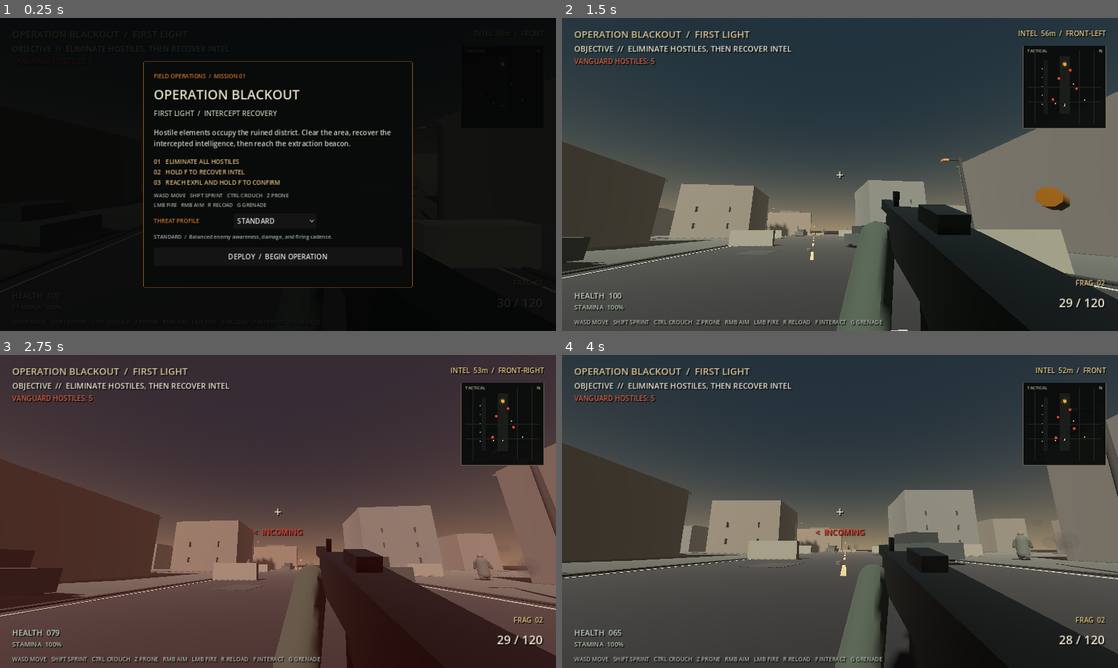
Above: before the commit, frames 1-4 (two rows, left to right).
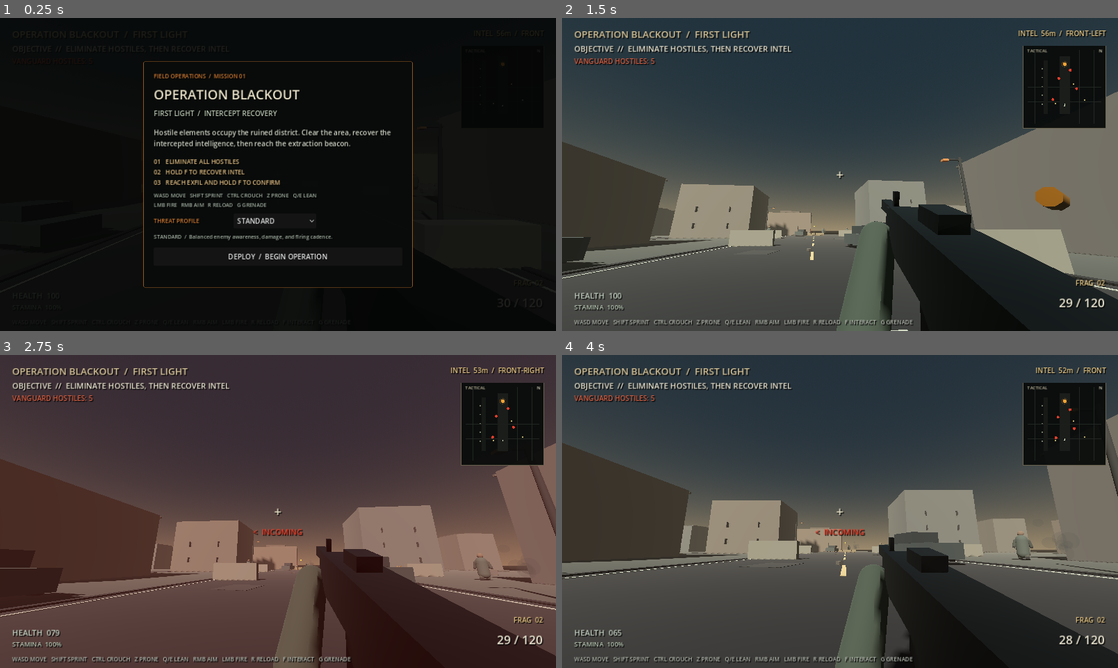
Above: after the commit, the same moments.

Repository: Liladizilla/operation-blackout
Game: Godot game, scene res://scenes/main.tscn
Two runs of this game, one before a commit and one after it. Both use one fixed random seed, a clock stepped at 60 frames per second and the inputs below.
Inputs (mouse positions are in pixels of both pictures, inside the frame that each line leads up to):
- Up to frame 1 (0.25 s): no input
- Up to frame 2 (1.5 s): click "DEPLOY / BEGIN OPERATION" at 0.5 s; tap Enter at 1.25 s; move the mouse to (867, 174) at 1.27 s; hold W (move_forward) from 1.28 s (still down); tap Ctrl (crouch) at 1.35 s; click (867, 174) at 1.42 s
- Up to frame 3 (2.75 s): keep holding W (move_forward); tap Space (jump) at 1.52, 2.27 s; move the mouse to (250, 511) at 2.02 s; tap F (interact) at 2.1 s
- Up to frame 4 (4 s): keep holding W (move_forward); move the mouse to (851, 505) at 2.77 s; tap Z (prone) at 2.85 s; move the mouse to (834, 517) at 3.52 s; tap Shift (sprint) at 3.6 s; click (834, 517) at 3.67 s; tap Space (jump) at 3.77 s

The runs differ from the first frame. In frame 1, less than 0.1% of the frame differs, in the area x 52-57%, y 56-58%; in frame 2, 0.3%; in frame 3, 0.4%, in the area x 29-64%, y 96-99%; in frame 4, 0.3%.

Commit message:
Show tactical lean controls in briefing and pause UI

Diff:
--- a/scripts/hud.gd
+++ b/scripts/hud.gd
@@ -143,7 +143,7 @@
     damage_direction_label.offset_bottom = 62
     damage_direction_label.horizontal_alignment = HORIZONTAL_ALIGNMENT_CENTER
     root.add_child(damage_direction_label)
-    status_label = _label("WASD MOVE   SHIFT SPRINT   CTRL CROUCH   Z PRONE   RMB AIM   LMB FIRE   R RELOAD   F INTERACT   G GRENADE", 13, Color(0.70,0.72,0.68))
+    status_label = _label("WASD MOVE   SHIFT SPRINT   CTRL CROUCH   Z PRONE   Q/E LEAN   RMB AIM   LMB FIRE   R RELOAD   F INTERACT   G GRENADE", 13, Color(0.70,0.72,0.68))
     status_label.anchor_top = 1
     status_label.anchor_bottom = 1
     status_label.offset_left = 28
@@ -387,7 +387,7 @@
     var objectives := _label("01   ELIMINATE ALL HOSTILES\n02   HOLD F TO RECOVER INTEL\n03   REACH EXFIL AND HOLD F TO CONFIRM", 14, Color(0.89, 0.75, 0.52))
     objectives.custom_minimum_size = Vector2(520, 66)
     box.add_child(objectives)
-    var controls := _label("WASD MOVE   SHIFT SPRINT   CTRL CROUCH   Z PRONE\nLMB FIRE   RMB AIM   R RELOAD   G GRENADE", 12, Color(0.65, 0.70, 0.65))
+    var controls := _label("WASD MOVE   SHIFT SPRINT   CTRL CROUCH   Z PRONE   Q/E LEAN\nLMB FIRE   RMB AIM   R RELOAD   G GRENADE", 12, Color(0.65, 0.70, 0.65))
     controls.custom_minimum_size = Vector2(520, 40)
     box.add_child(controls)
 
@@ -471,7 +471,7 @@
     var title := _label("PAUSED", 28, Color(0.9,0.82,0.65))
     title.horizontal_alignment = HORIZONTAL_ALIGNMENT_CENTER
     box.add_child(title)
-    var controls := _label("WASD MOVE  /  SHIFT SPRINT  /  CTRL CROUCH  /  Z PRONE\nLMB FIRE  /  RMB AIM  /  R RELOAD  /  F INTERACT  /  G GRENADE", 12, Color(0.70,0.73,0.68))
+    var controls := _label("WASD MOVE  /  SHIFT SPRINT  /  CTRL CROUCH  /  Z PRONE  /  Q/E LEAN\nLMB FIRE  /  RMB AIM  /  R RELOAD  /  F INTERACT  /  G GRENADE", 12, Color(0.70,0.73,0.68))
     controls.autowrap_mode = TextServer.AUTOWRAP_WORD_SMART
     box.add_child(controls)
     sensitivity_value_label = _label("MOUSE SENSITIVITY", 14, Color(0.82,0.84,0.78))
